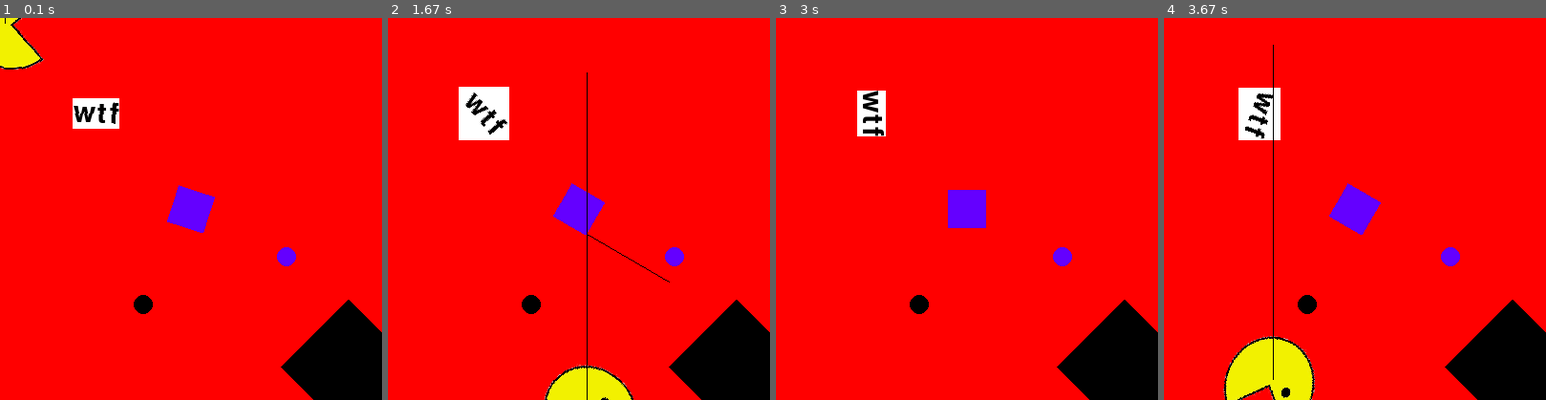
Above: before the commit, frames 1-4 (left to right).
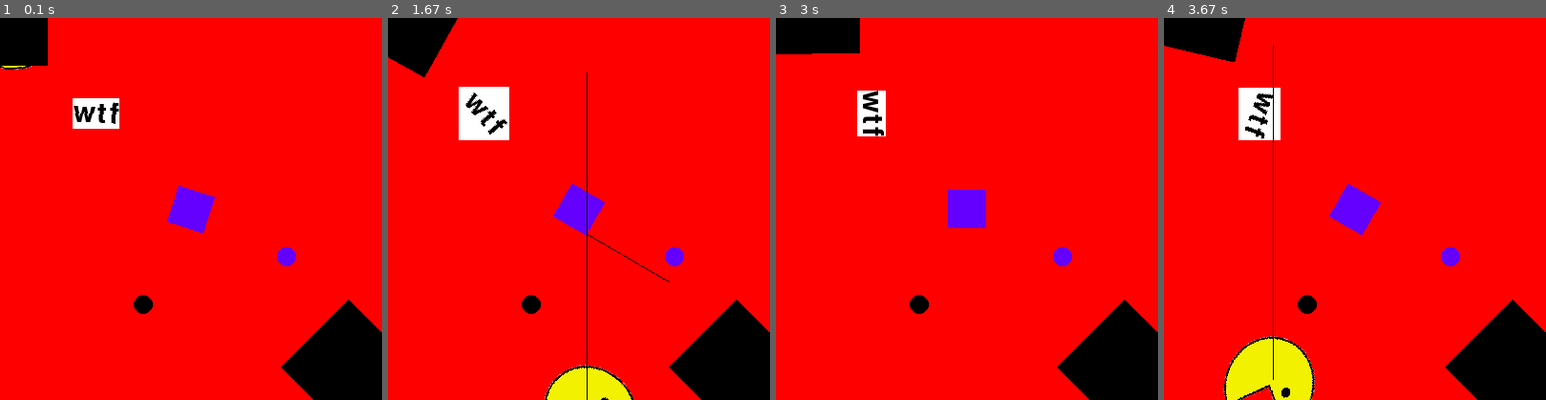
Above: after the commit, the same moments.

Repository: migouche/DojoGame
Game: pygame game, started from newfeaturestest.py
The game is run twice, just before and just after one commit, with the same random seed, the same clock (stepped at 60 frames per second) and the same inputs.
Inputs (mouse positions are % of the whole screen's width and height, from its top left):
- Up to frame 1 (0.1 s): no input
- Up to frame 2 (1.67 s): hold D 0.33-0.8 s; move the mouse to (46, 54) at 0.37 s; hold W 0.83-1.13 s; move the mouse to (82, 47) at 0.87 s; hold D 1.17-1.63 s; move the mouse to (26, 51) at 1.2 s
- Up to frame 3 (3 s): hold A 1.67-2.2 s; move the mouse to (19, 35) at 1.7 s; hold S 2.23-2.53 s; move the mouse to (65, 15) at 2.27 s; hold A 2.57-2.97 s; move the mouse to (62, 59) at 2.6 s
- Up to frame 4 (3.67 s): click (26, 30) at 3.05 s; hold W from 3.33 s (still down); click (14, 47) at 3.42 s
The pictures show only the part of the screen within x 0-50%, y 0-50%; the shares and areas given below are measured in that part.

The runs differ from the first frame. In frame 1, 1.5% of the frame differs, in the area x 0-13%, y 0-13%; in frame 2, 1.9%; in frame 3, 2.1%, in the area x 0-22%, y 0-10%; in frame 4, 1.9%.

Commit message:
added force and action system to rigidbodies

Diff:
--- a/newfeaturestest.py
+++ b/newfeaturestest.py
@@ -28,16 +28,18 @@
 rec.rigidbody.position = Vector2(400, 400)
 rec.rigidbody.angle = 45
 
+
+player = Square(100)
 _dir = Vector2(0, -1)
+
+#RealTime.setDT(1/20)
 while window.running:
     if Input.MouseButtonDown(1):
         _dir.y *= -1
     Lines.drawRay(Input.MousePosition(), _dir, 350)
     square.rigidbody.rotate(3)
 
-    hit = Raycast.raycast(Input.MousePosition(), _dir, 350)
-
-    if hit:
+    if hit := Raycast.raycast(Input.MousePosition(), _dir, 350):
         Lines.drawRay(hit.point, hit.normal, 100)
     # print(hit.point)
 
@@ -46,6 +48,15 @@
     pac.transform.rotate(30 * RealTime.deltaTime)
     txt.rectTransform.rotate(30 * RealTime.deltaTime)
     pac.transform.position = Input.MousePosition()
+
+    if Input.GetKey(K_a):
+        player.rigidbody.addForce(Vector2(-30, 0))
+    if Input.GetKey(K_d):
+        player.rigidbody.addForce(Vector2(30, 0))
+    if Input.GetKey(K_w):
+        player.rigidbody.addForceAtPosition(Vector2(0, -30), Vector2(10, 0), space=Space.Self)
+    if Input.GetKey(K_s):
+        player.rigidbody.addForce(Vector2(0, 30))
 
     if Input.MouseButtonUp(1):
         print("yeet")
--- a/pygamemig.py
+++ b/pygamemig.py
@@ -63,9 +63,6 @@
     def magnitude(self):
         return math.sqrt(self.x ** 2 + self.y ** 2)
 
-    def unit(self):
-        return self / self.magnitude()
-
     @staticmethod
     def distance(a, b):
         return (b - a).magnitude()
@@ -139,7 +136,7 @@
 
 
 class Color:
-    def __init__(self, r: int, g: int, b: int, a:int = 255):
+    def __init__(self, r: int, g: int, b: int, a: int = 255):
         self.red = r
         self.green = g
         self.blue = b
@@ -198,12 +195,30 @@
     VelocityChange = 4
 
 
+class Space(Enum):
+    World = 1
+    Self = 2
+
+
+class Action:
+    def __init__(self, dSpeed: Vector2 = Vector2.zero(), dAngle: float = 0):
+        self.dSpeed = dSpeed
+        self.dAngle = dAngle
+
+    def __add__(self, other):
+        return Action(self.dSpeed + other.dSpeed, self.dAngle + other.dAngle)
+
+
 class Rigidbody:
-    def __init__(self, pos: Vector2 = Vector2.zero(), angle: float = 0):
+    def __init__(self, mass: float, pos: Vector2 = Vector2.zero(), angle: float = 0):
+        self.totalAction = Action()
         self.position = pos
         self.angle = angle
         self.velocity = Vector2.zero()
+        self.angularVelocity = 0
+        self.mass = mass
         self.kinematic = False
+        self.useGravity = False  # May use it later, may not
 
     def translate(self, pos: Vector2):
         self.position += pos
@@ -219,10 +234,42 @@
 
         self.position = Vector2(point.x * c - point.y * s + origin.x, point.x * s + point.y * c + origin.y)
 
+    def addForceAtPosition(self, force: Vector2, position: Vector2,
+                           mode: ForceMode = ForceMode.Force,
+                           space: Space = Space.World):
+
+        posRel = position if space == Space.Self else position - self.position if space == Space.World else None
+
+        if posRel is None:
+            raise TypeError("Wrong Space given")
+
+        if mode == ForceMode.Force:  # dv = F * dt / m
+            self.totalAction += Action(f := force * RealTime.deltaTime / self.mass, Vector2.cross(posRel, f))
+        elif mode == ForceMode.Acceleration:  # dv = F * dt
+            self.totalAction += Action(f := force * RealTime.deltaTime, Vector2.cross(posRel, f))
+        elif mode == ForceMode.Impulse:  # dv = F / m
+            self.totalAction += Action(f := force / self.mass, Vector2.cross(posRel, f))
+        elif mode == ForceMode.VelocityChange:  # dv = F
+            self.totalAction += Action(f := force, Vector2.cross(posRel, f))
+        else:
+            raise TypeError("Wrong ForceMode given")
+
+    def addForce(self, force: Vector2, mode: ForceMode = ForceMode.Force):
+        self.addForceAtPosition(force, self.position, mode)
+
+    def updateAction(self):
+        self.velocity += self.totalAction.dSpeed
+        self.angularVelocity += self.totalAction.dAngle
+
+        self.position += self.velocity * RealTime.deltaTime
+        self.angle += self.angularVelocity * RealTime.deltaTime
+
+        self.totalAction = Action()
+
 
 class Circle:
     def __init__(self, radius: int, outline: int = 0, color: Color = Colors.black):
-        self.rigidbody = Rigidbody()
+        self.rigidbody = Rigidbody(1)
         self.rigidbody.object = self
         self.radius = radius
         self.outline = outline
@@ -269,7 +316,7 @@
 
     def hitInsideCollider(self, point: Vector2):
         if Vector2.distance(self.circle.rigidbody.position, point) <= self.circle.radius:
-            n = (point - self.circle.rigidbody.position).unit()
+            n = (point - self.circle.rigidbody.position).normalized()
             return RaycastHit(True, self.circle.rigidbody.position + n * self.circle.radius, n,
                               Vector2.distance(self.circle.rigidbody.position, point))
         else:
@@ -278,7 +325,7 @@
 
 class Rectangle:
     def __init__(self, w: int, h: int, color: Color = Colors.black):
-        self.rigidbody = Rigidbody()
+        self.rigidbody = Rigidbody(1)
         self.width = w
         self.height = h
         self.color = color
@@ -313,7 +360,7 @@
 
         diagonal = math.sqrt(((self.rectangle.width / 2) ** 2) + ((self.rectangle.height / 2) ** 2))
         if Vector2.distance(self.rectangle.rigidbody.position, point) < diagonal:
-            rb = Rigidbody(point)
+            rb = Rigidbody(1, point)
 
             rb.rotateAroundOrigin(-self.rectangle.rigidbody.angle, self.rectangle.rigidbody.position)
 
@@ -329,19 +376,18 @@
                     pos.y - h / 2 < p.y < pos.y + h / 2):  # we suppose we are in surface now
                 offset = 1  # in pixels. Better if int
                 normal = None
-                if pos.y - (h/2 - offset) > p.y:
+                if pos.y - (h / 2 - offset) > p.y:
                     normal = Vector2(0, -1)
-                elif pos.y + (h/2 - offset) < p.y:
+                elif pos.y + (h / 2 - offset) < p.y:
                     normal = Vector2(0, 1)
-                elif pos.x - (2/2 - offset) > p.x:
+                elif pos.x - (2 / 2 - offset) > p.x:
                     normal = Vector2(-1, 0)
-                elif pos.x + (w/2 - offset) < p.x:
+                elif pos.x + (w / 2 - offset) < p.x:
                     normal = Vector2(1, 0)
                 else:
                     return RaycastHit(False)
                 vec = Vector2.fromAngleDeg(Vector2.angleDeg(Vector2(1, 0), normal) + self.rectangle.rigidbody.angle)
-                vecf = Vector2(vec.x, -vec.y)
-                return RaycastHit(True, point, vec.unit())
+                return RaycastHit(True, point, vec.normalized())
             return RaycastHit(False)
 
 
@@ -357,7 +403,7 @@
 
     @staticmethod
     def drawRay(start: Vector2, _dir: Union[float, Vector2], length: int, width: int = 1, color: Color = Colors.black):
-        vec = _dir.unit() * length if type(_dir) is Vector2 else Vector2.fromAngleDeg(_dir).unit() * length
+        vec = _dir.normalized() * length if type(_dir) is Vector2 else Vector2.fromAngleDeg(_dir).normalized() * length
         Lines.drawLine(start, start + vec, width, color)
 
 
@@ -522,6 +568,11 @@
                 self.screen.blit(pygame.transform.rotate(obj.Img, -obj.transform.angle),
                                  (int(obj.transform.position.x) - int(size[0] / 2),
                                   int(obj.transform.position.y) - int(size[1] / 2)))
+
+            for rb in lambdas:
+                if type(rb) is Rigidbody:
+                    rb.updateAction()
+
             for key in lambdas:
                 lambdas[key](self.screen, key)
 
